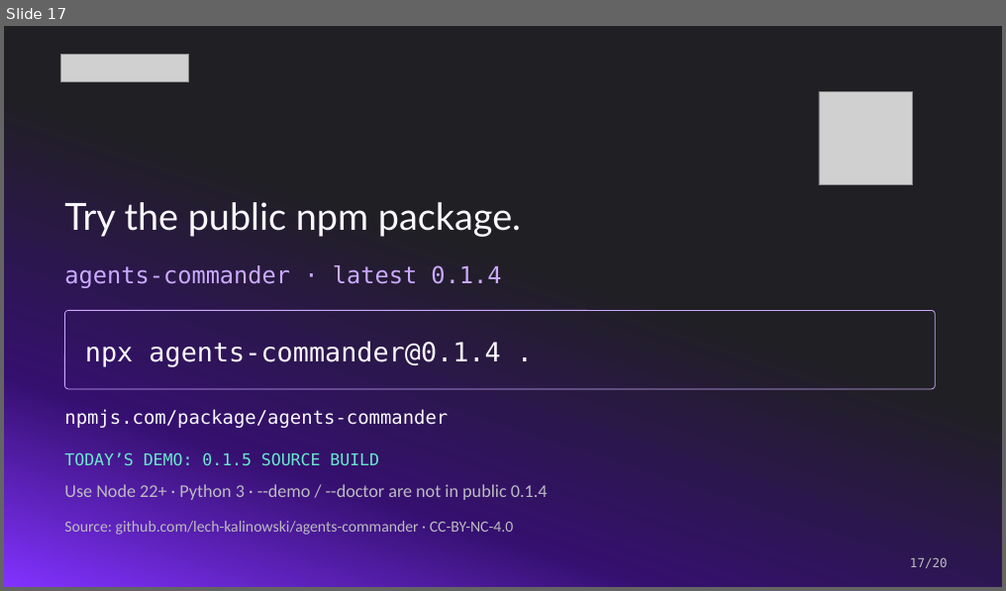
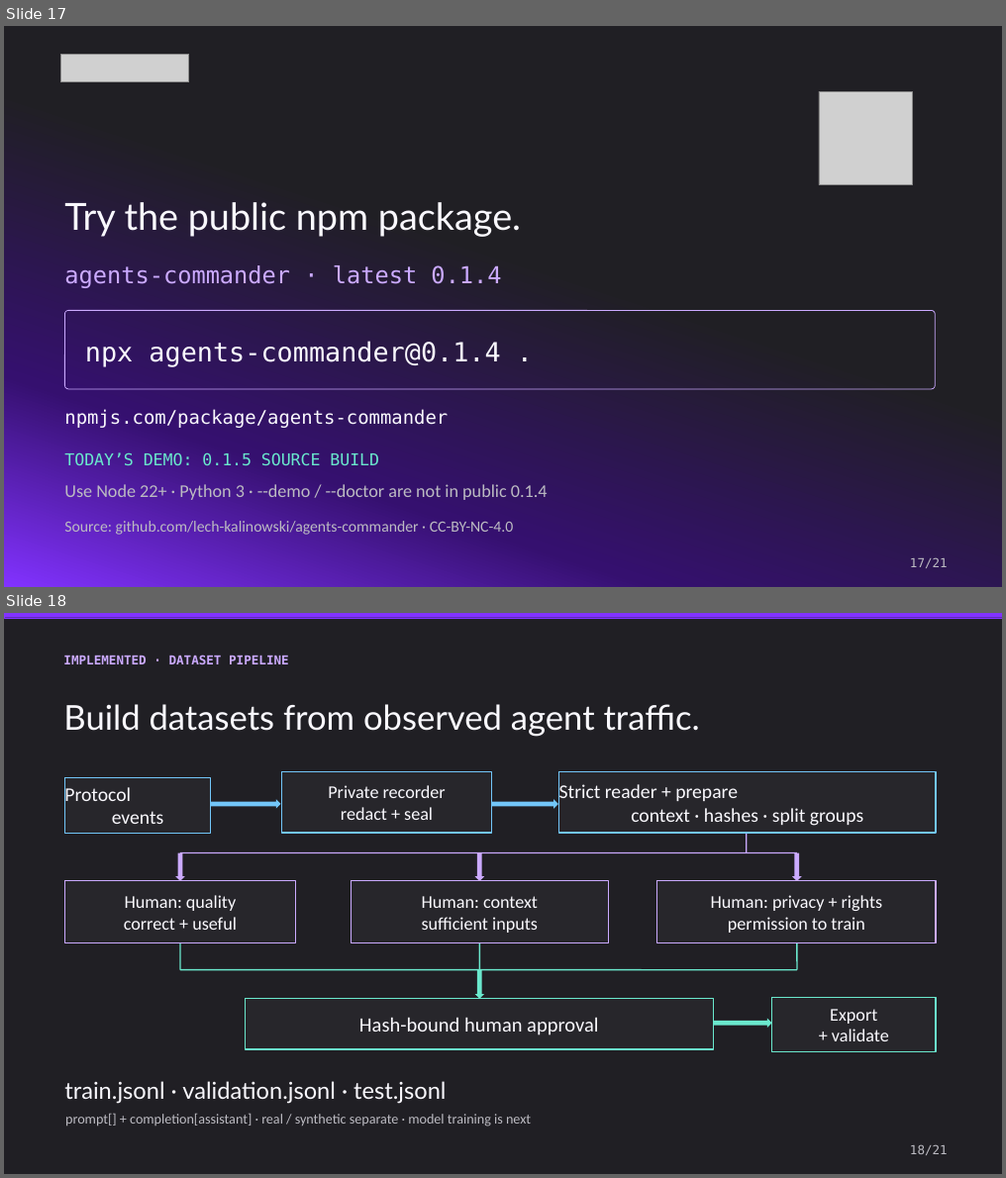
Before and after one commit to lech-kalinowski/agents-commander, a slide deck: presentation/Agents_Commander_Protocol.pptx. Shown one above the other, each under a label of ours: slide 17 before the commit, slides 17 and 18 after it. The pictures are 1006x591 and 1006x1178 pixels, drawn with LibreOffice and Linux fonts; fonts in the diff are those of the drawing; grey boxes stand for pictures. Boxes give left, top, right and bottom in pixels: in the first picture for what was removed or moved away, otherwise in the second. Text is boxed around its words. In the diff, an @@ line names an element or a change of style, - is before the commit and + after.

Commit message:
docs: explain dataset pipeline in conference architecture slide

```diff
--- a/presentation/Agents_Commander_Protocol.pptx
+++ b/presentation/Agents_Commander_Protocol.pptx
@@ slide 18 added at [4,613,1002,1174], background #201F24 @@
@@ rectangle added at [4,613,1002,618], fill #8232FF, outline #8232FF 0.19 pt @@
@@ text added at [63,655,289,664], 12 pt, text #CBAAFF, bold @@
+IMPLEMENTED · DATASET PIPELINE
@@ text added at [63,704,700,737], 33 pt, text #F9F8FD @@
+Build datasets from observed agent traffic.
@@ rectangle added at [64,777,211,833], fill #27262B, outline #72C6F9 1.05 pt, 18.8 pt, text #F9F8FD @@
+Protocol
+events
@@ rectangle added at [282,771,492,833], fill #27262B, outline #72C6F9 1.05 pt, 17.2 pt, text #F9F8FD @@
+Private recorder
+redact + seal
@@ rectangle added at [559,771,936,833], fill #27262B, outline #72C6F9 1.05 pt, 18.8 pt, text #F9F8FD @@
+Strict reader + prepare
+context · hashes · split groups
@@ right arrow added at [211,799,281,808], fill #72C6F9 @@
@@ right arrow added at [492,799,558,808], fill #72C6F9 @@
@@ line added from (746, 833) to (746, 854), #CBAAFF 1.28 pt @@
@@ down arrow added at [175,854,184,881], fill #CBAAFF @@
@@ line added from (180, 854) to (797, 854), #CBAAFF 1.28 pt @@
@@ down arrow added at [475,854,484,881], fill #CBAAFF @@
@@ down arrow added at [792,854,801,881], fill #CBAAFF @@
@@ rectangle added at [64,881,295,943], fill #27262B, outline #CBAAFF 1.05 pt, 17.2 pt, text #F9F8FD @@
+Human: quality
+correct + useful
@@ rectangle added at [351,881,609,943], fill #27262B, outline #CBAAFF 1.05 pt, 17.2 pt, text #F9F8FD @@
+Human: context
+sufficient inputs
@@ rectangle added at [657,881,936,943], fill #27262B, outline #CBAAFF 1.05 pt, 17.2 pt, text #F9F8FD @@
+Human: privacy + rights
+permission to train
@@ line added from (180, 944) to (180, 970), #6AE8CD 1.28 pt @@
@@ line added from (479, 944) to (479, 970), #6AE8CD 1.28 pt @@
@@ line added from (797, 944) to (797, 970), #6AE8CD 1.28 pt @@
@@ line added from (180, 970) to (797, 970), #6AE8CD 1.28 pt @@
@@ down arrow added at [475,970,484,999], fill #6AE8CD @@
@@ rectangle added at [772,998,936,1053], fill #27262B, outline #6AE8CD 1.05 pt, 17.2 pt, text #F9F8FD @@
+Export
++ validate
@@ rectangle added at [245,999,714,1051], fill #27262B, outline #6AE8CD 1.05 pt, 19.5 pt, text #F9F8FD @@
+Hash-bound human approval
@@ right arrow added at [714,1019,772,1028], fill #6AE8CD @@
@@ text added at [64,1081,446,1104], 22.5 pt, text #F9F8FD @@
+train.jsonl · validation.jsonl · test.jsonl
@@ text added at [65,1114,531,1127], 13.5 pt, text #BCBBC2 @@
+prompt[] + completion[assistant] · real / synthetic separate · model training is next
@@ text added at [910,1145,947,1156], 12 pt, text #BCBBC2 @@
+18/21
@@ slide 17 changed as well @@
@@ text at [910,558,947,569]: text changed @@
-17/20
+17/21
```
Also in this commit, not shown: 19 other slides changed, 1 other file.
